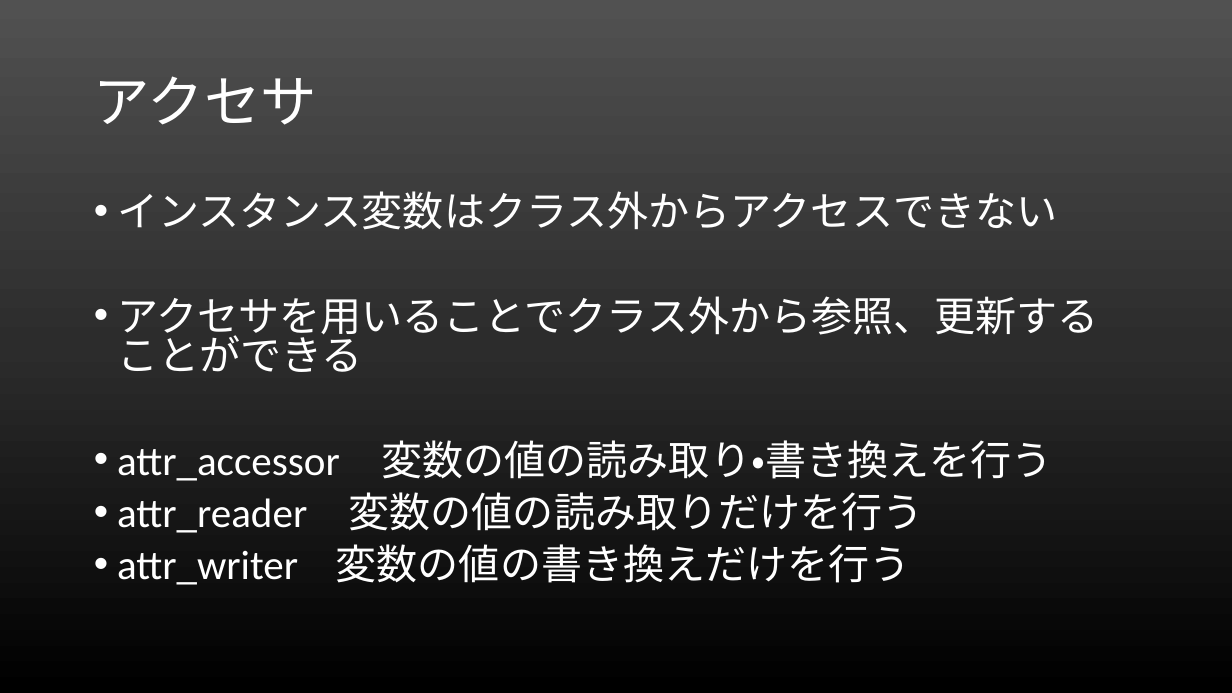
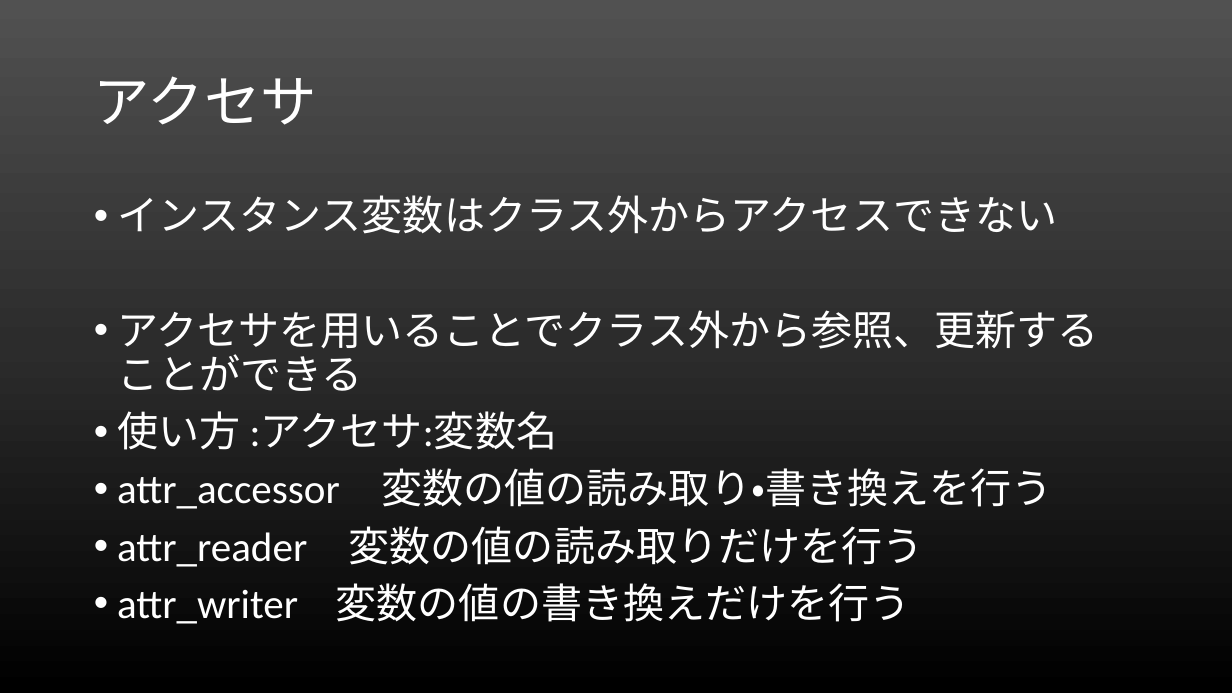
Before and after one commit to rubylecture/Rubylecture, a slide deck: slide 27 of Rubyレクチャー.pptx (slide 16 before the commit). Drawn at 1232x693 pixels with LibreOffice and Linux fonts; fonts in the diff are those of the drawing. Boxes give left, top, right and bottom in pixels: in the first picture for what was removed or moved away, otherwise in the second. Text is boxed around its words. In the diff, an @@ line names an element or a change of style, - is before the commit and + after.

```diff
--- a/Rubyレクチャー.pptx
+++ b/Rubyレクチャー.pptx
@@ text at (117, 195, 1099, 624): line spacing 0.8 to 0.9 @@
@@ text at (117, 411, 558, 450): paragraph added @@
+• 使い方 :アクセサ:変数名
```
Also in this commit, not shown: 5 other slides changed, 18 slides added, 5 other files.
